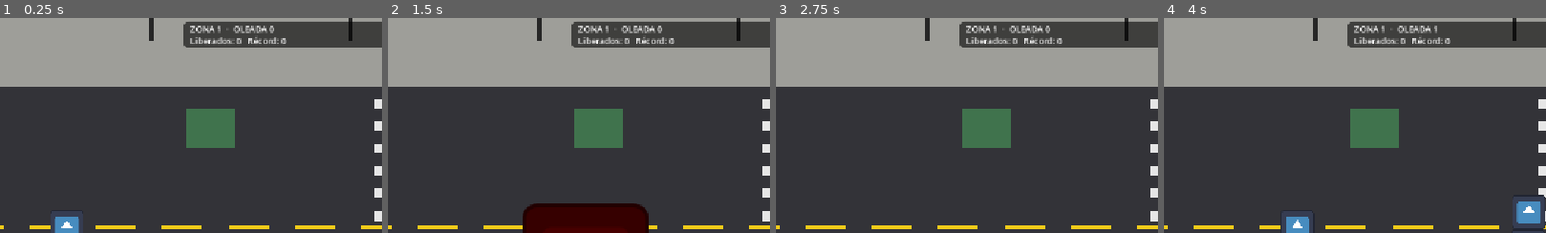
Above: before the commit, frames 1-4 (left to right).
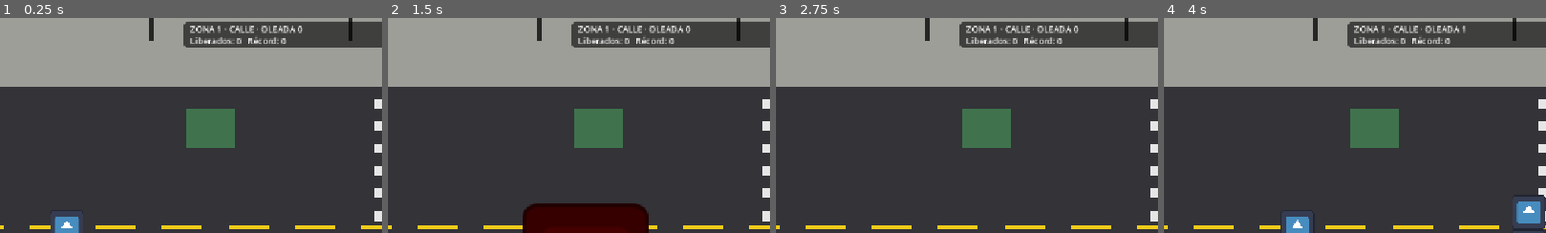
Above: after the commit, the same moments.

Repository: Moon-collab1/Brainrot-Breakout
Game: Godot game, scene res://zona_1/zona_1.tscn
Same seed, same stepped clock (60 frames per second), same inputs: the game is played once before the commit and once after it. The engine's default icon, where the game draws it, is replaced by a stand-in: a white triangle on a blue panel in a dark square.
Inputs:
- Up to frame 1 (0.25 s): no input
- Up to frame 2 (1.5 s): tap Enter (ui_accept) at 0.5, 0.77 s; hold Right (ui_right) 0.53-1.28 s; tap X (cachetada) at 0.6, 1.35 s; hold Down (ui_down) from 1.28 s (still down)
- Up to frame 3 (2.75 s): tap Enter (ui_accept) at 1.52 s; release Down (ui_down) at 2.03 s; hold Right (ui_right) from 2.03 s (still down); tap X (cachetada) at 2.1 s
- Up to frame 4 (4 s): tap Enter (ui_accept) at 2.75, 3.02, 3.77 s; release Right (ui_right) at 2.78 s; hold Up (ui_up) 2.78-3.53 s; tap X (cachetada) at 2.85, 3.6 s; hold Left (ui_left) from 3.53 s (still down)
The pictures show only the part of the screen within x 41-91%, y 1-51%; the shares and areas given below are measured in that part.

The runs differ from the first frame. In frame 1, 0.4% of the frame differs, in the area x 58-80%, y 3-8%; in frame 2, 0.4%; in frame 3, 0.4%; in frame 4, 0.4%.

Commit message:
acomodando todo lo de la zona 1

Diff:
--- a/Brainrot-Breakout/zona_1/hud/HUD.tscn
+++ b/Brainrot-Breakout/comun/hud/HUD.tscn
@@ -1,6 +1,6 @@
 [gd_scene format=3]
 
-[ext_resource type="Script" path="res://zona_1/hud/hud.gd" id="1_hud"]
+[ext_resource type="Script" path="res://comun/hud/hud.gd" id="1_hud"]
 
 [sub_resource type="StyleBoxFlat" id="StyleBoxFlat_panel"]
 bg_color = Color(0, 0, 0, 0.6)
--- a/Brainrot-Breakout/zona_1/hud/hud.gd
+++ b/Brainrot-Breakout/comun/hud/hud.gd
@@ -9,6 +9,8 @@
 @onready var panel_jefe = $PanelJefe
 @onready var barra_jefe = $PanelJefe/BarraJefe
 @onready var banner = $Banner
+@onready var texto_banner = $Banner/Texto
+@onready var label_jefe = $PanelJefe/LabelJefe
 @onready var pantalla_cel = $SlotCelular/Pantalla
 @onready var estado_cel = $SlotCelular/Estado
 @onready var flash = $Flash
@@ -18,7 +20,8 @@
 	barra_dopa.value = jug.dopa
 
 	var mejor = max(jug.record, jug.libres)
-	texto_ola.text = "ZONA 1  ·  OLEADA " + str(get_parent().n_ola)
+	var raiz = get_parent()
+	texto_ola.text = "ZONA " + str(raiz.numero_zona) + " · " + raiz.nombre_zona + " · OLEADA " + str(raiz.n_ola)
 	texto_libres.text = "Liberados: " + str(jug.libres) + "   Récord: " + str(mejor)
 
 	if jug.cel_abierto:
@@ -31,6 +34,10 @@
 # --- Funciones para el jefe (se conectan en las Partes 3 y 4) ---
 
 func mostrar_jefe(visible_):
+	if visible_:
+		label_jefe.text = "JEFE: " + get_parent().nombre_jefe
+		label_jefe.add_theme_color_override("font_color", Color(1, 0.55, 0.5))
+		label_jefe.add_theme_font_size_override("font_size", 11)   # cabe en el ancho actual
 	panel_jefe.visible = visible_
 
 # Se conecta a la señal vida_cambiada(valor, maximo) del jefe
@@ -38,7 +45,8 @@
 	barra_jefe.max_value = maximo
 	barra_jefe.value = valor
 
-func mostrar_banner(visible_):
+func mostrar_banner(visible_, texto = "¡SÍGUEME!"):
+	texto_banner.text = texto
 	banner.visible = visible_
 
 # Pantalla blanca del Flash de selfie
--- a/Brainrot-Breakout/zona_1/jugador/jugador.gd
+++ b/Brainrot-Breakout/comun/jugador/jugador.gd
@@ -16,10 +16,17 @@
 var record = 0
 var empuje = Vector2.ZERO   # velocidad extra (la pone empujar() y decae sola)
 var empuje_decae = 0.0
+# Las zonas del piso (cinta, shadowban) los ponen y se apagan solos (ver _physics_process)
+var arrastre = Vector2.ZERO
+var arrastre_t = 0.0
+var mult_vel = 1.0
+var lento_t = 0.0
+var ultimo_liberado = ""   # escena del último zombi liberado (lo copia "Recomendado para ti")
 
 func _ready():
 	add_to_group("jugador")
 	record = reg.leer()
+	libres = Registro.libres_inicio   # los libres con que se entró a la zona
 	$Sprite2D.scale = Vector2(ESCALA, ESCALA)
 	var forma = CircleShape2D.new()
 	forma.radius = RADIO
@@ -52,7 +59,17 @@
 	if vida <= 0.0:
 		perder("Perdiste por vida")
 
-	velocity = dir * vel_act + empuje
+	# los temporizadores cortos apagan el arrastre y la lentitud si la zona ya no los renueva
+	if arrastre_t > 0.0:
+		arrastre_t -= delta
+		if arrastre_t <= 0.0:
+			arrastre = Vector2.ZERO
+	if lento_t > 0.0:
+		lento_t -= delta
+		if lento_t <= 0.0:
+			mult_vel = 1.0
+
+	velocity = dir * vel_act * mult_vel + empuje + arrastre
 	empuje = empuje.move_toward(Vector2.ZERO, empuje_decae * delta)
 	move_and_slide()   # respeta autos, basureros y muros aunque haya empuje
 
@@ -70,8 +87,13 @@
 	$Golpe/Dibujo.visible = true
 	for z in get_tree().get_nodes_in_group("zombis"):
 		if global_position.distance_to(z.global_position) < alcance:
+			ultimo_liberado = z.scene_file_path
 			z.liberar()
 			libres += 1
+	# burbujas y clones del jefe: se revientan sin sumar a libres
+	for d in get_tree().get_nodes_in_group("destruibles"):
+		if global_position.distance_to(d.global_position) < alcance:
+			d.reventar()
 	# los corazones del jefe ya no se pueden bloquear con la cachetada
 	# el jefe decide solo si el golpe lo alcanza (cuerpo o antena)
 	for j in get_tree().get_nodes_in_group("jefe"):
--- a/Brainrot-Breakout/zona_1/sistema/oleadas.gd
+++ b/Brainrot-Breakout/comun/sistema/oleadas.gd
@@ -1,24 +1,37 @@
 extends Node2D
 
+# Raíz de cada zona: lanza oleadas, invoca al jefe y pasa a la zona siguiente.
+# Los @export tienen los valores de la Zona 1; cada zona los cambia en su .tscn.
 const RADIO_ZOMBI = 20.0   # mismo valor que RADIO en zombi.gd
 const INTENTOS_SPAWN = 10
-const POS_JEFE_A = Vector2(880, 300)   # Set A del jefe
 
-var zombi_esc = preload("res://zona_1/zombi/zombi.tscn")
-var jefe_esc = preload("res://zona_1/jefe/JefeInfluencer.tscn")
+@export var numero_zona = 1
+@export var nombre_zona = "CALLE"
+@export var nombre_jefe = "INFLUENCER"
+@export var jefe_esc: PackedScene          # la zona lo asigna en su .tscn
+@export var pos_jefe = Vector2(880, 300)   # Set A del jefe
+@export var ola_inicial = 0
+@export var tamanos_iniciales: Array = [5, 8, 12]
+@export var paso_oleada = 4                # cuánto sube "ult" en cada oleada
+@export var spawn_y_min = 130.0
+@export var escena_siguiente = ""          # vacío = siguen las oleadas
+
+var zombi_esc = preload("res://comun/zombi/zombi.tscn")
 var oleadas = Lista.new()
 var n_ola = 0
 var pausa = 3.0
 var ult = 12
 var jefe_activo = false   # mientras sea true no se lanzan oleadas nuevas
+var en_transicion = false # esperando para cambiar de zona
 
 func _ready():
-	oleadas.agregar_final(5)
-	oleadas.agregar_final(8)
-	oleadas.agregar_final(12)
+	n_ola = ola_inicial
+	for t in tamanos_iniciales:
+		oleadas.agregar_final(t)
+		ult = t   # al final queda el último tamaño de la lista
 
 func _process(delta):
-	if jefe_activo:
+	if jefe_activo or en_transicion:
 		return   # con jefe no hay oleadas y la pausa queda congelada
 	var vivos = get_tree().get_nodes_in_group("zombis").size()
 	if vivos == 0:
@@ -29,7 +42,7 @@
 
 func lanzar_oleada():
 	var cant = oleadas.quitar_primero()
-	ult += 4
+	ult += paso_oleada
 	oleadas.agregar_final(ult)
 	n_ola += 1
 	# cada 5 oleadas viene el jefe en vez de zombis (se consume igual la entrada de la Lista)
@@ -48,7 +61,7 @@
 	add_child(z)
 	return z
 
-# Spawn seguro: dentro del mapa, a 30 px del borde y sin tocar autos/basureros
+# Spawn seguro: dentro del mapa, a 30 px del borde y sin tocar obstáculos
 func posicion_segura():
 	var pos = punto_borde()
 	for i in range(INTENTOS_SPAWN):
@@ -60,26 +73,40 @@
 func punto_borde():
 	var lado = randi() % 3
 	if lado == 0:
-		return Vector2(30, randf_range(130, 630))
+		return Vector2(30, randf_range(spawn_y_min, 630))
 	elif lado == 1:
-		return Vector2(1122, randf_range(130, 630))
+		return Vector2(1122, randf_range(spawn_y_min, 630))
 	return Vector2(randf_range(30, 1122), 618)
 
-# Compara con el rectángulo de colisión de cada "rebotable", inflado por el radio del zombi
+# "rebotables" = rectángulos; "obstaculos" = círculos o rectángulos
 func choca_con_obstaculo(pos):
 	for o in get_tree().get_nodes_in_group("rebotables"):
-		var col = o.get_node("Colision")
-		var tam = col.shape.size
-		var rect = Rect2(col.global_position - tam / 2.0, tam).grow(RADIO_ZOMBI)
-		if rect.has_point(pos):
+		if choca_con_forma(o, pos):
 			return true
+	for o in get_tree().get_nodes_in_group("obstaculos"):
+		if choca_con_forma(o, pos):
+			return true
+	return false
+
+# Compara con la forma de colisión inflada por el radio del zombi
+func choca_con_forma(o, pos):
+	var col = o.get_node("Colision")
+	var forma = col.shape
+	if forma is RectangleShape2D:
+		var rect = Rect2(col.global_position - forma.size / 2.0, forma.size).grow(RADIO_ZOMBI)
+		return rect.has_point(pos)
+	if forma is CircleShape2D:
+		return col.global_position.distance_to(pos) < forma.radius + RADIO_ZOMBI
 	return false
 
 # Crea el jefe en el Set A y lo conecta al HUD
 func invocar_jefe():
+	if jefe_esc == null:
+		push_warning("Esta zona no tiene jefe_esc asignado")
+		return
 	jefe_activo = true
 	var jefe = jefe_esc.instantiate()
-	jefe.position = POS_JEFE_A
+	jefe.position = pos_jefe
 	# se conecta antes de add_child para no perder la primera señal de vida
 	jefe.vida_cambiada.connect($HUD.actualizar_jefe)
 	jefe.murio.connect(_al_morir_jefe)
@@ -91,7 +118,7 @@
 	jefe_activo = false
 	$HUD.mostrar_jefe(false)
 	$HUD.mostrar_banner(false)   # por si murió durante el aviso del Llamado
-	# se limpian zombis, corazones y franjas (sin sumar a libres)
+	# se limpian zombis, proyectiles, corazones y franjas (sin sumar a libres)
 	for z in get_tree().get_nodes_in_group("zombis"):
 		z.queue_free()
 	for p in get_tree().get_nodes_in_group("proyectiles"):
@@ -101,6 +128,15 @@
 	for f in get_tree().get_nodes_in_group("franjas"):
 		f.queue_free()
 	pausa = 3.0
+	if escena_siguiente != "":
+		pasar_de_zona()
+
+# Guarda los libres, espera 2,5 s y carga la zona siguiente
+func pasar_de_zona():
+	en_transicion = true
+	Registro.libres_inicio = $Jugador.libres
+	await get_tree().create_timer(2.5).timeout
+	get_tree().change_scene_to_file(escena_siguiente)
 
 # Tecla de debug (borrar al final): F1 invoca al jefe
 func _unhandled_input(event):
--- a/Brainrot-Breakout/zona_1/sistema/registro.gd
+++ b/Brainrot-Breakout/comun/sistema/registro.gd
@@ -1,4 +1,7 @@
 class_name Registro
+
+# Libres con los que se entra a la zona actual (los guarda la raíz al pasar de zona)
+static var libres_inicio = 0
 
 var ruta = "user://record.txt"
 
--- a/Brainrot-Breakout/zona_1/zombi/zombi.tscn
+++ b/Brainrot-Breakout/comun/zombi/zombi.tscn
@@ -1,6 +1,6 @@
 [gd_scene format=3 uid="uid://b2xwgo0ibe320"]
 
-[ext_resource type="Script" uid="uid://c6bokc8uta0eo" path="res://zona_1/zombi/zombi.gd" id="1_oksdi"]
+[ext_resource type="Script" uid="uid://c6bokc8uta0eo" path="res://comun/zombi/zombi.gd" id="1_oksdi"]
 [ext_resource type="Texture2D" uid="uid://bm24ys2gn1nw7" path="res://icon.svg" id="2_vh3bt"]
 
 [node name="Zombi" type="CharacterBody2D"]
--- a/Brainrot-Breakout/zona_1/zona_1.tscn
+++ b/Brainrot-Breakout/zona_1/zona_1.tscn
@@ -1,15 +1,17 @@
 [gd_scene format=3 uid="uid://d2j8pwvvl181g"]
 
-[ext_resource type="Script" uid="uid://cyng0ot75jlqt" path="res://zona_1/sistema/oleadas.gd" id="1_epypp"]
-[ext_resource type="Script" uid="uid://d3vspu0ljp2hx" path="res://zona_1/jugador/jugador.gd" id="1_wtcfe"]
+[ext_resource type="Script" uid="uid://cyng0ot75jlqt" path="res://comun/sistema/oleadas.gd" id="1_epypp"]
+[ext_resource type="Script" uid="uid://d3vspu0ljp2hx" path="res://comun/jugador/jugador.gd" id="1_wtcfe"]
 [ext_resource type="Texture2D" uid="uid://bm24ys2gn1nw7" path="res://icon.svg" id="2_0e48y"]
 [ext_resource type="PackedScene" path="res://zona_1/mapa/Mapa.tscn" id="3_mapa"]
-[ext_resource type="PackedScene" path="res://zona_1/hud/HUD.tscn" id="4_hud"]
+[ext_resource type="PackedScene" path="res://comun/hud/HUD.tscn" id="4_hud"]
+[ext_resource type="PackedScene" path="res://zona_1/jefe/JefeInfluencer.tscn" id="5_jefe"]
 
 [sub_resource type="CircleShape2D" id="CircleShape2D_awwja"]
 
 [node name="Zona1" type="Node2D"]
 script = ExtResource("1_epypp")
+jefe_esc = ExtResource("5_jefe")
 
 [node name="Mapa" parent="." instance=ExtResource("3_mapa")]
 
Renamed: Brainrot-Breakout/zona_1/jugador/jugador.gd.uid -> Brainrot-Breakout/comun/jugador/jugador.gd.uid
Renamed: Brainrot-Breakout/zona_1/sistema/lista.gd -> Brainrot-Breakout/comun/sistema/lista.gd
Renamed: Brainrot-Breakout/zona_1/sistema/lista.gd.uid -> Brainrot-Breakout/comun/sistema/lista.gd.uid
Renamed: Brainrot-Breakout/zona_1/sistema/oleadas.gd.uid -> Brainrot-Breakout/comun/sistema/oleadas.gd.uid
Renamed: Brainrot-Breakout/zona_1/sistema/registro.gd.uid -> Brainrot-Breakout/comun/sistema/registro.gd.uid
Renamed: Brainrot-Breakout/zona_1/zombi/zombi.gd -> Brainrot-Breakout/comun/zombi/zombi.gd
Renamed: Brainrot-Breakout/zona_1/zombi/zombi.gd.uid -> Brainrot-Breakout/comun/zombi/zombi.gd.uid
Not shown, added: Brainrot-Breakout/_entregas/parte0.md
